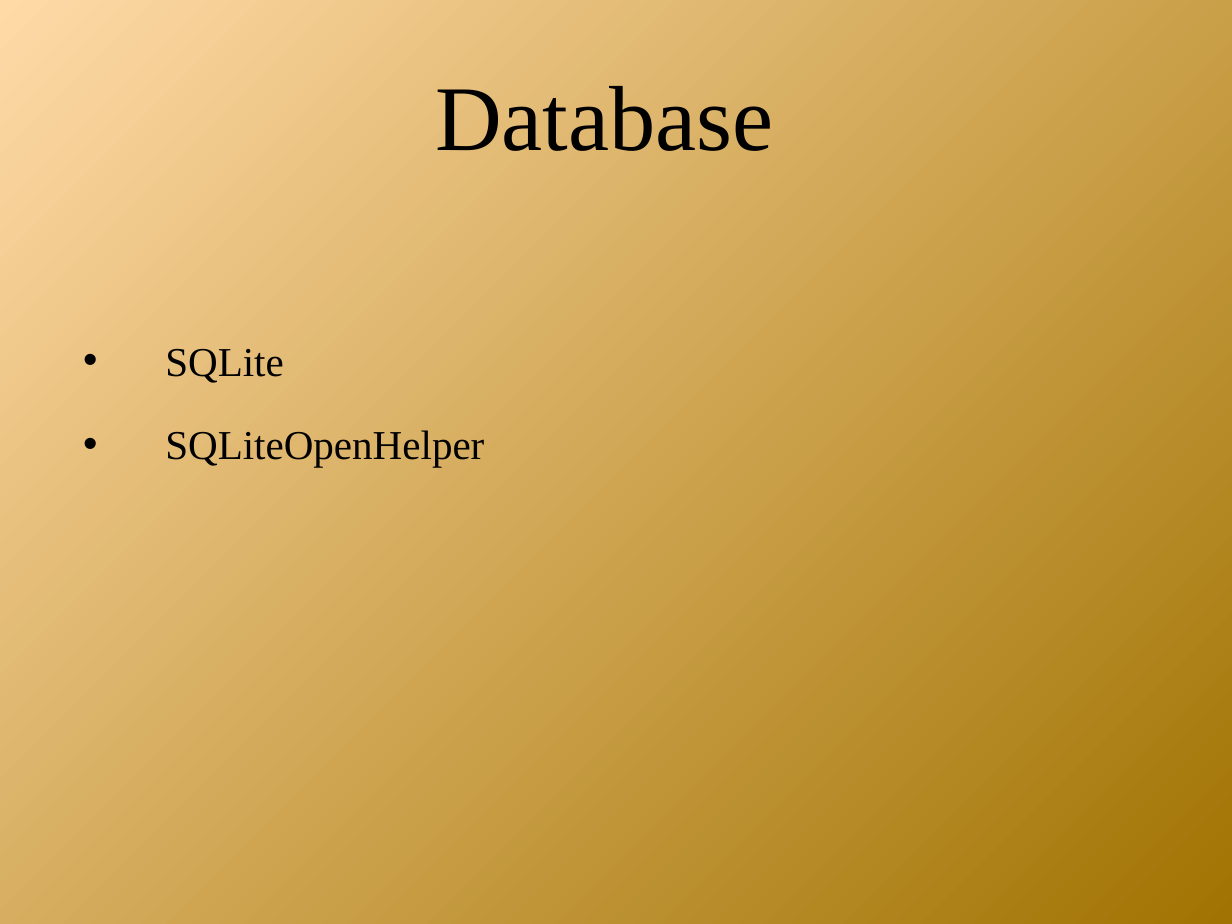
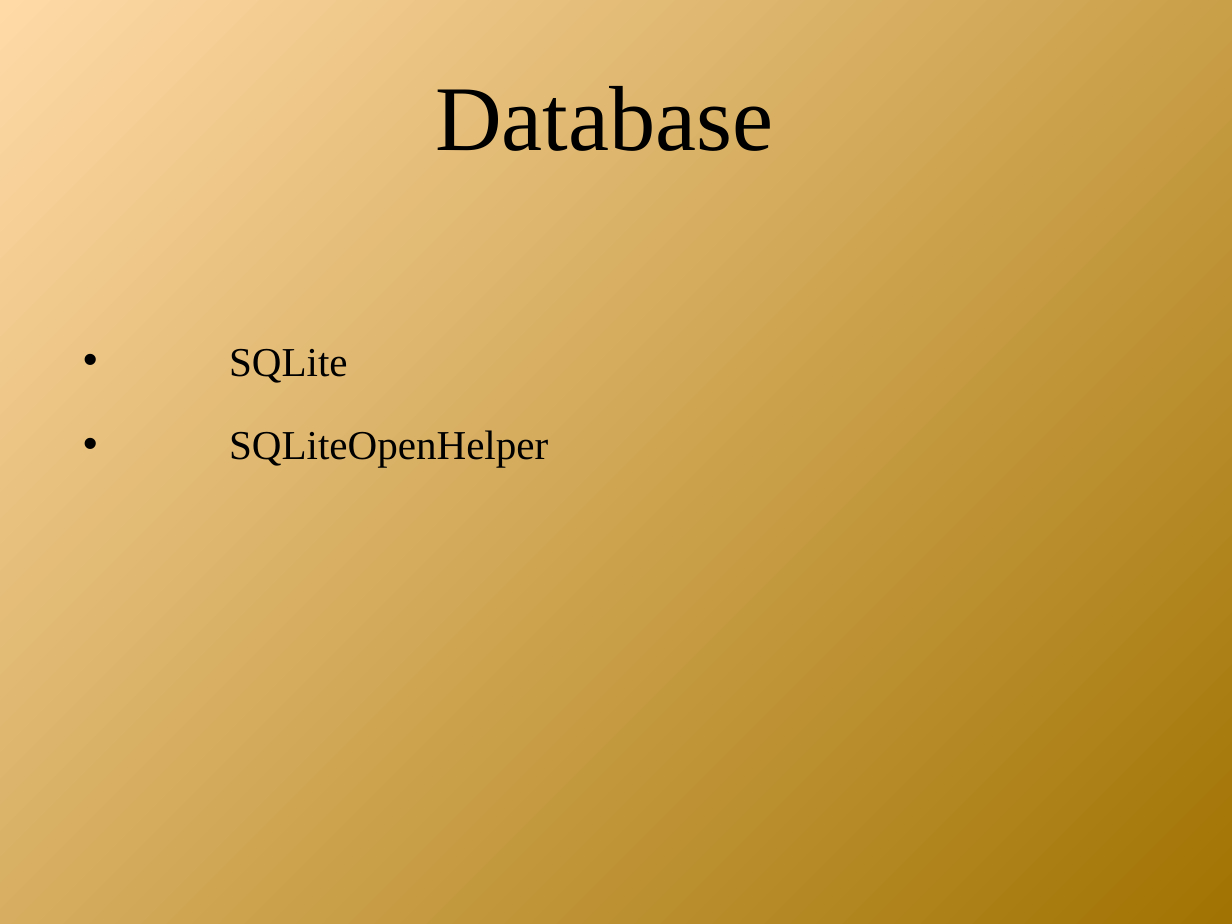
Before and after one commit to androidbootcamp/Course-Material, a slide deck: slide 8 of Day2/day_2.pptx. Drawn at 1232x924 pixels with LibreOffice and Linux fonts; fonts in the diff are those of the drawing; background and template pictures are left out. Boxes give left, top, right and bottom in pixels: in the first picture for what was removed or moved away, otherwise in the second. Text is boxed around its words. In the diff, an @@ line names an element or a change of style, - is before the commit and + after.

```diff
--- a/Day2/day_2.pptx
+++ b/Day2/day_2.pptx
@@ text "SQLite" at bbox=[229, 349, 548, 467]: indent changed @@
```
Also in this commit, not shown: 8 other slides changed, 2 other files.
